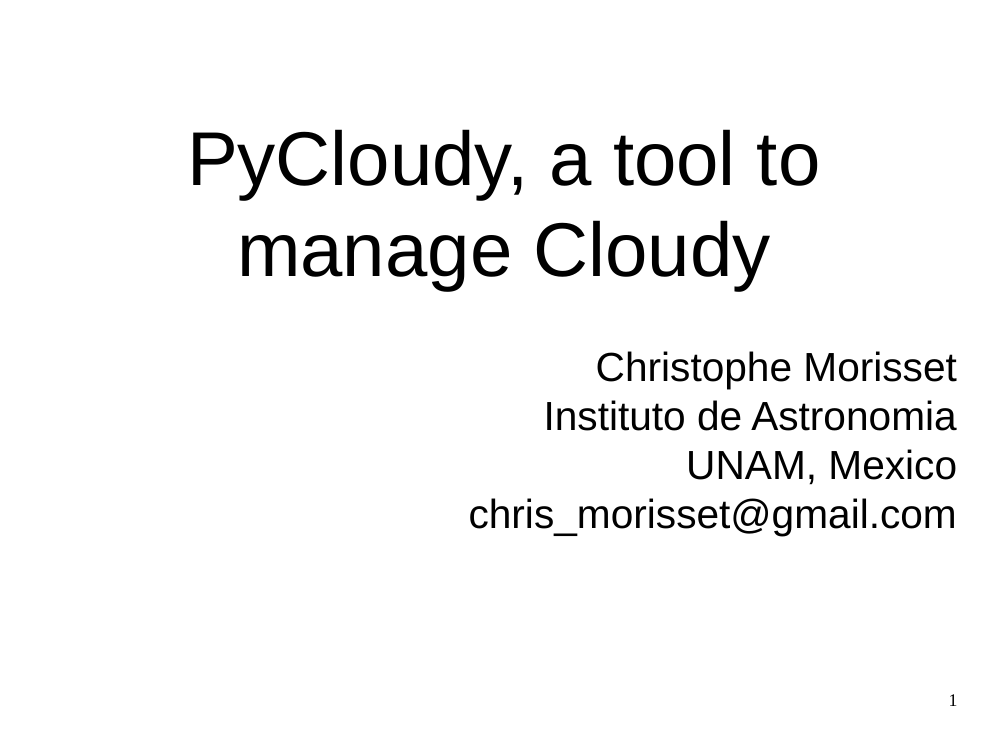
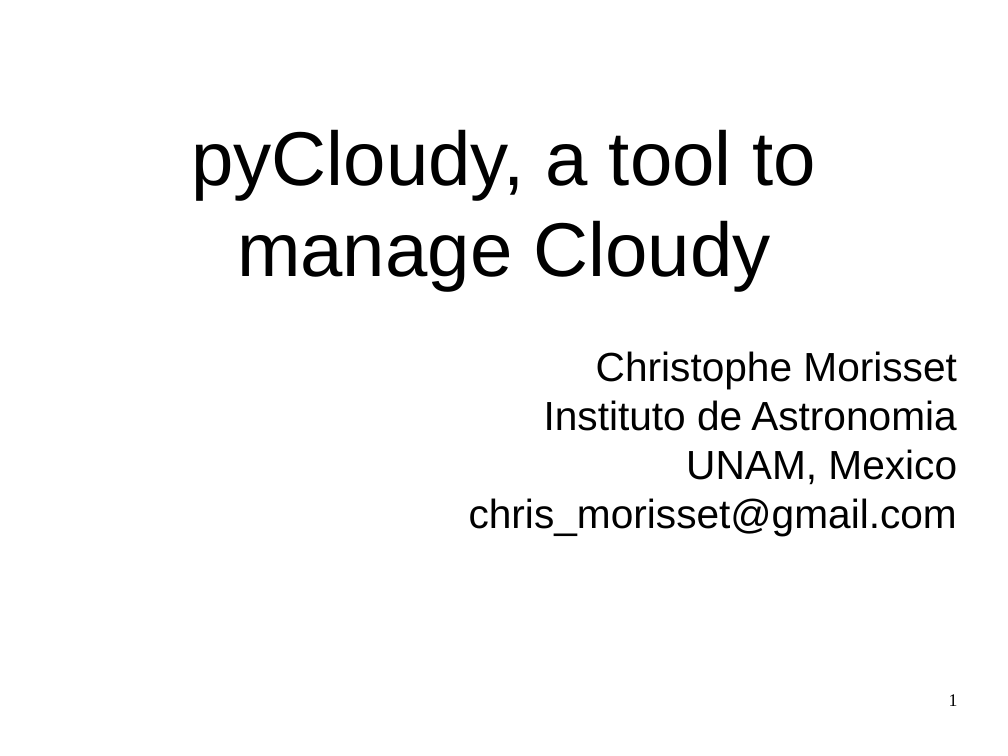
Before and after one commit to Morisset/Cloudy_Summer_School, a slide deck: slide 1 of pyCloudy.odp. Drawn at 1008x756 pixels with LibreOffice and Linux fonts; fonts in the diff are those of the drawing. Boxes give left, top, right and bottom in pixels: in the first picture for what was removed or moved away, otherwise in the second. Text is boxed around its words. In the diff, an @@ line names an element or a change of style, - is before the commit and + after.

Commit message:
pyCloudy to lower case

```diff
--- a/pyCloudy.odp
+++ b/pyCloudy.odp
@@ subtitle at [191,129,816,291]: text changed @@
-PyCloudy, a tool to manage Cloudy
+pyCloudy, a tool to manage Cloudy
```
Also in this commit, not shown: 2 other files.
